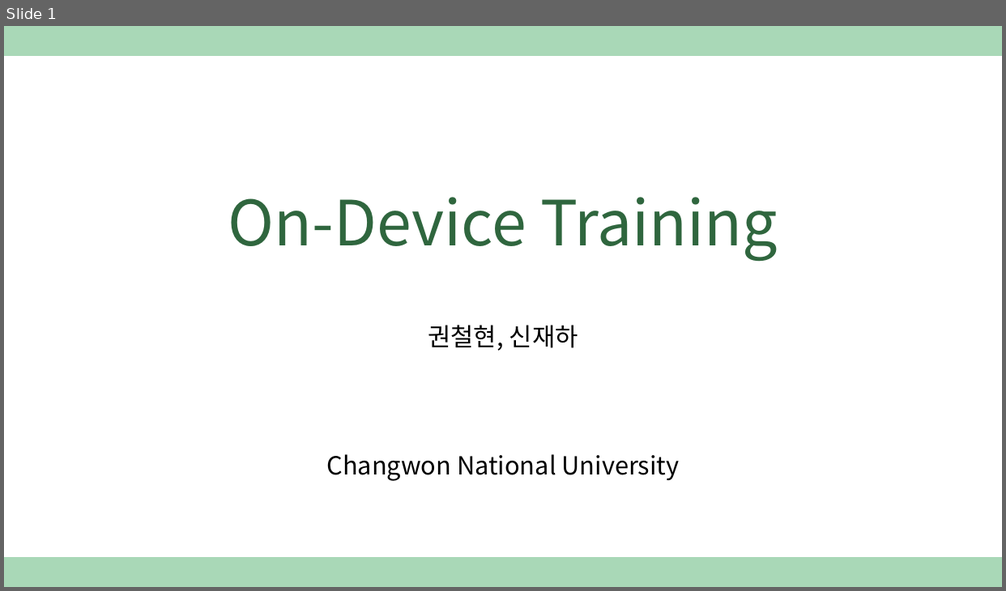
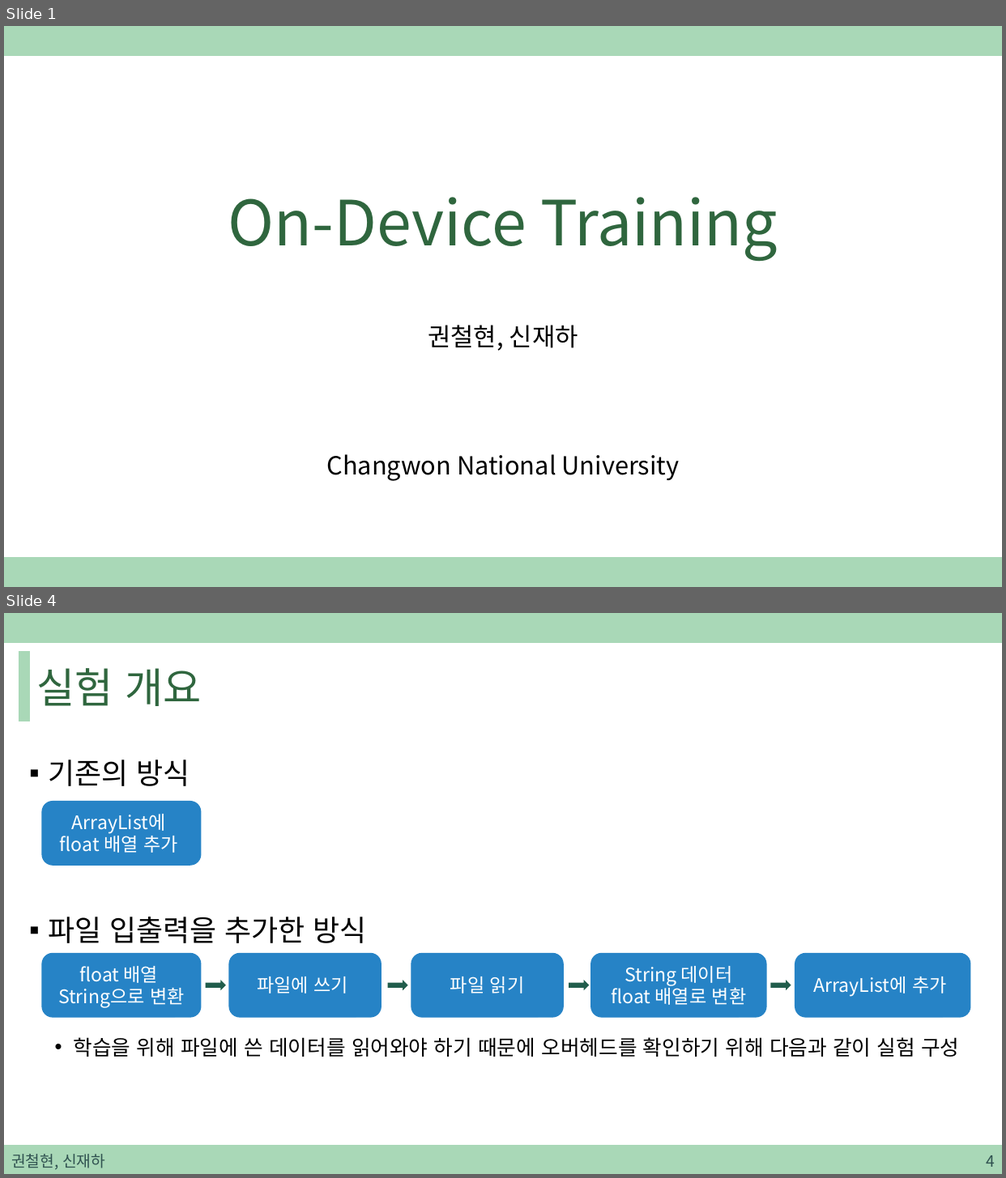
Before and after one commit to sjh4287/capston, a slide deck: 2022.02.11/권철현,신재하.pptx. Shown one above the other, each under a label of ours: slide 1 before the commit, slides 1 and 4 after it; the slides between them are not shown. The pictures are 1006x591 and 1006x1178 pixels, drawn with LibreOffice and Linux fonts; fonts in the diff are those of the drawing. Boxes give left, top, right and bottom in pixels: in the first picture for what was removed or moved away, otherwise in the second. Text is boxed around its words. In the diff, an @@ line names an element or a change of style, - is before the commit and + after.

```diff
--- a/2022.02.11/권철현,신재하.pptx
+++ b/2022.02.11/권철현,신재하.pptx
@@ slide 4 added at [4, 613, 1002, 1174], background #FFFFFF; not listed: 1 template element that a slide beside it also shows @@
@@ rectangle added at [19, 652, 29, 721], fill #A9D8B7, outline #A9D8B7 1 pt @@
@@ title added at [37, 668, 201, 706], 40 pt, text #2F663E @@
+실험 개요
@@ text added at [48, 760, 959, 1057], 20 pt, text #000000 @@
+▪ 기존의 방식
+▪ 파일 입출력을 추가한 방식
+  • 학습을 위해 파일에 쓴 데이터를 읽어와야 하기 때문에 오버헤드를 확인하기 위해 다음과 같이 실험 구성
@@ rounded rectangle added at [42, 802, 201, 865], fill #2683C6, outline #2683C6 1 pt, 18 pt, text #FFFFFF @@
+ArrayList에
+float 배열 추가
@@ rounded rectangle added at [42, 954, 201, 1017], fill #2683C6, outline #2683C6 1 pt, 18 pt, text #FFFFFF @@
+float 배열
+String으로 변환
@@ rounded rectangle added at [229, 954, 381, 1017], fill #2683C6, outline #2683C6 1 pt, 18 pt, text #FFFFFF @@
+파일에 쓰기
@@ rounded rectangle added at [411, 954, 563, 1017], fill #2683C6, outline #2683C6 1 pt, 18 pt, text #FFFFFF @@
+파일 읽기
@@ rounded rectangle added at [591, 954, 766, 1017], fill #2683C6, outline #2683C6 1 pt, 18 pt, text #FFFFFF @@
+String 데이터
+float 배열로 변환
@@ rounded rectangle added at [795, 954, 970, 1017], fill #2683C6, outline #2683C6 1 pt, 18 pt, text #FFFFFF @@
+ArrayList에 추가
@@ right arrow added at [206, 982, 225, 990], fill #215D4C, outline #215D4C 1 pt @@
@@ right arrow added at [388, 982, 407, 990], fill #215D4C, outline #215D4C 1 pt @@
@@ right arrow added at [569, 982, 588, 990], fill #215D4C, outline #215D4C 1 pt @@
@@ right arrow added at [771, 982, 790, 990], fill #215D4C, outline #215D4C 1 pt @@
@@ rectangle added at [4, 1146, 1002, 1174], fill #A9D8B7, outline #A9D8B7 1 pt @@
@@ text added at [11, 1154, 105, 1170], 15 pt, text #305250 @@
+권철현, 신재하
@@ page number added at [986, 1156, 995, 1167], 15 pt, text #305250 @@
+4
```
Also in this commit, not shown: 4 slides changed, 8 other slides added, 3 other files.
